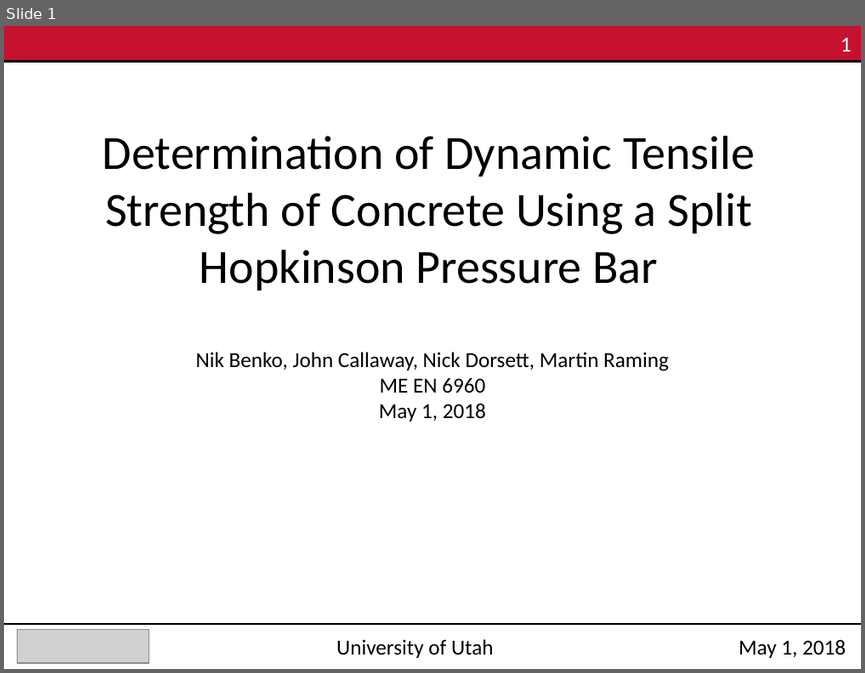
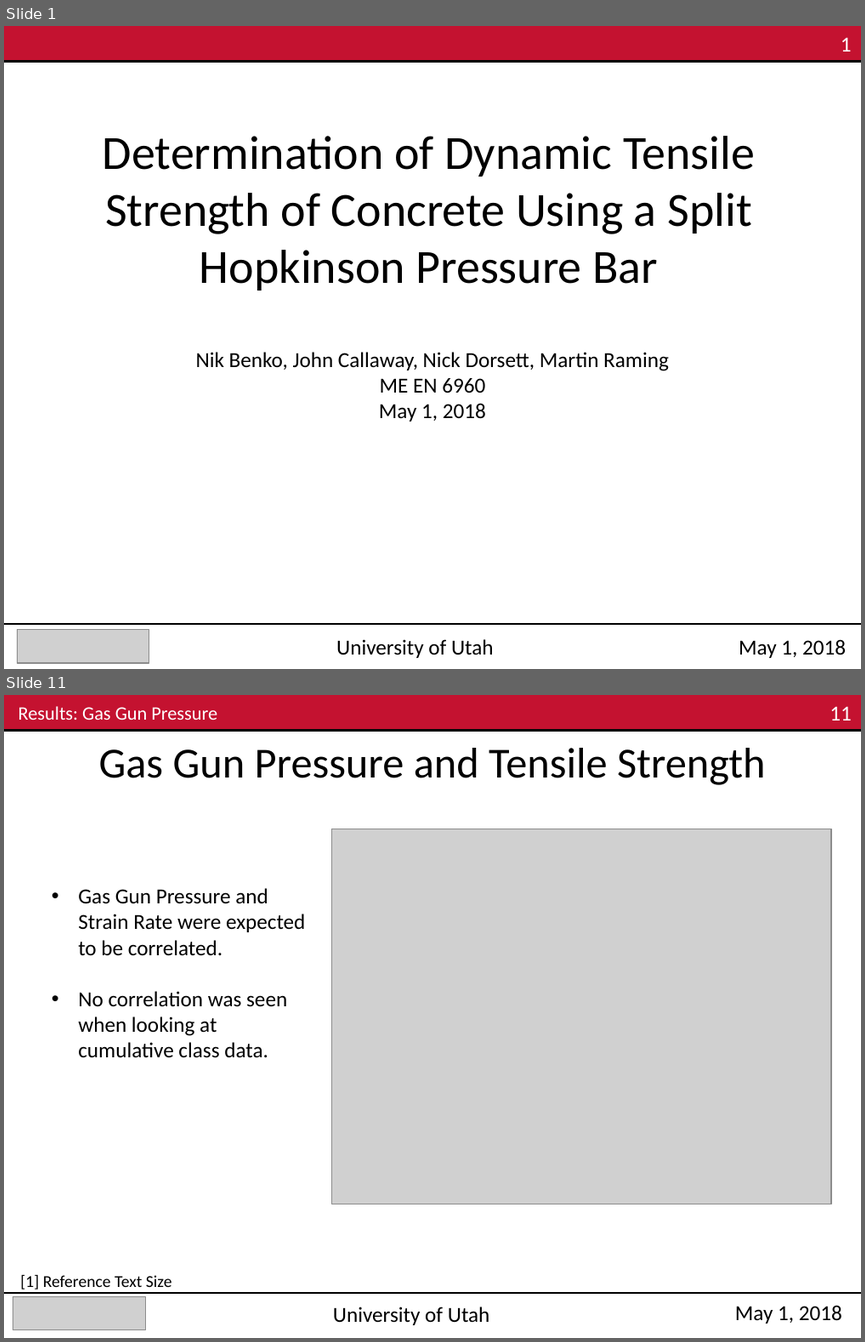
Before and after one commit to Mar-ten/PMAA_Fracture, a slide deck: ME EN 6960_Group4_Exp3.pptx. Shown one above the other, each under a label of ours: slide 1 before the commit, slides 1 and 11 after it; the slides between them are not shown. The pictures are 865x673 and 865x1342 pixels, drawn with LibreOffice and Linux fonts; fonts in the diff are those of the drawing; grey boxes stand for pictures. Boxes give left, top, right and bottom in pixels: in the first picture for what was removed or moved away, otherwise in the second. Text is boxed around its words. In the diff, an @@ line names an element or a change of style, - is before the commit and + after.

```diff
--- a/ME EN 6960_Group4_Exp3.pptx
+++ b/ME EN 6960_Group4_Exp3.pptx
@@ slide 11 added at (4,695,861,1338), background #FFFFFF @@
@@ rectangle added at (4,695,861,730), fill #C41230 @@
@@ text added at (18,706,217,720), 16 pt, text #FFFFFF @@
+Results: Gas Gun Pressure
@@ text added at (829,706,851,721), 18 pt, text #FFFFFF @@
+11
@@ line added from (4, 730) to (861, 730), #000000 2 pt @@
@@ text added at (99,748,766,785), 36 pt, text #000000 @@
+Gas Gun Pressure and Tensile Strength
@@ picture added at (331,828,831,1203) @@
@@ text added at (78,888,305,1058), 18 pt, text #000000 @@
+• Gas Gun Pressure and Strain Rate were expected to be correlated.
+• No correlation was seen when looking at cumulative class data.
@@ text added at (20,1274,172,1289), 14 pt, text #000000 @@
+[1] Reference Text Size
@@ line added from (4, 1293) to (861, 1293), #000000 1 pt @@
@@ picture added at (13,1297,145,1330) @@
@@ text added at (333,1306,490,1325), 18 pt, text #000000 @@
+University of Utah
@@ text added at (735,1304,842,1323), 18 pt, text #000000 @@
+May 1, 2018
```
Also in this commit, not shown: 12 other slides added, 9 slides removed.
